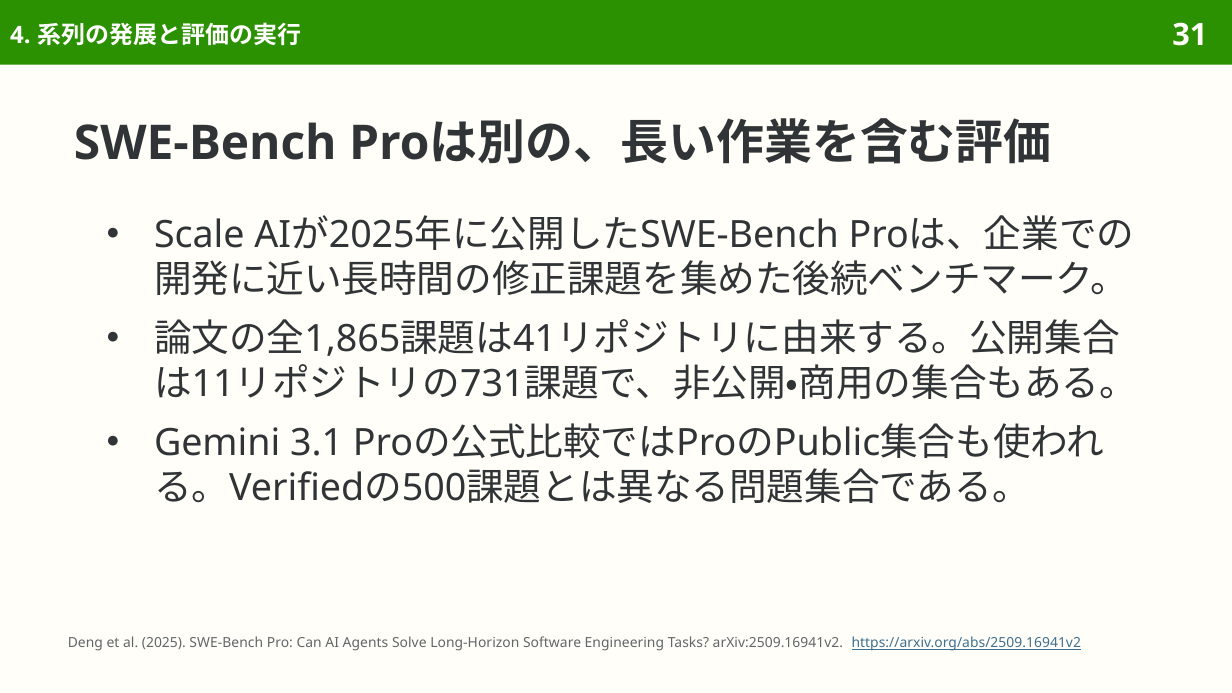
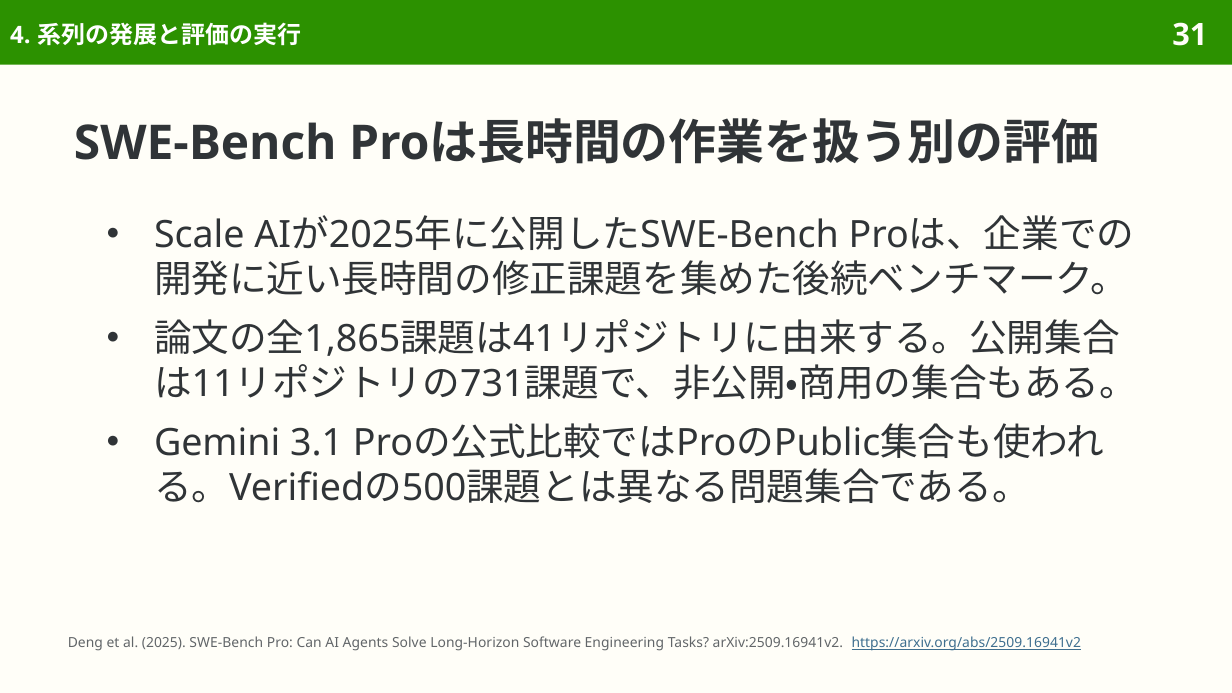
Before and after one commit to sasakiy84/datasets-in-10-minutes, a slide deck: slide 31 of slides/datasets-in-10-minutes-swe-bench-verified.pptx. Drawn at 1232x693 pixels with LibreOffice and Linux fonts; fonts in the diff are those of the drawing. Boxes give left, top, right and bottom in pixels: in the first picture for what was removed or moved away, otherwise in the second. Text is boxed around its words. In the diff, an @@ line names an element or a change of style, - is before the commit and + after.

Commit message:
Proofread swe-bench-verified slides page by page with Gemini

```diff
--- a/slides/datasets-in-10-minutes-swe-bench-verified.pptx
+++ b/slides/datasets-in-10-minutes-swe-bench-verified.pptx
@@ title at bbox=[74, 118, 1099, 164]: text changed @@
-SWE-Bench Proは別の、長い作業を含む評価
+SWE-Bench Proは長時間の作業を扱う別の評価
```
Also in this commit, not shown: 10 other slides changed, 7 other files.
